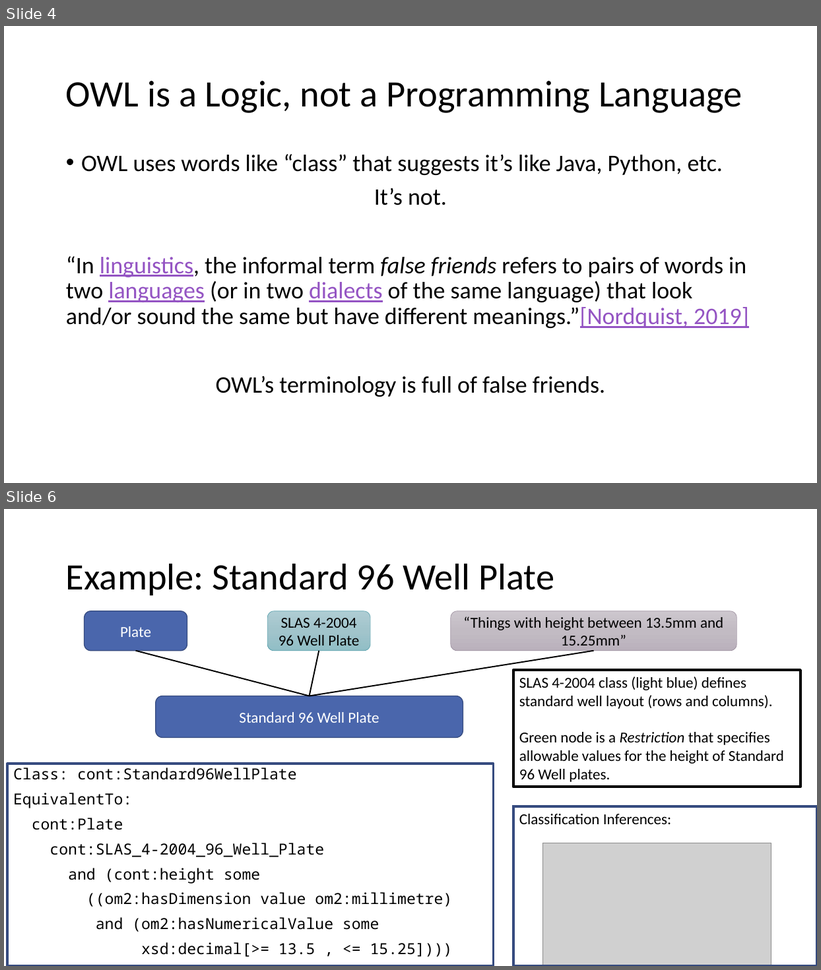
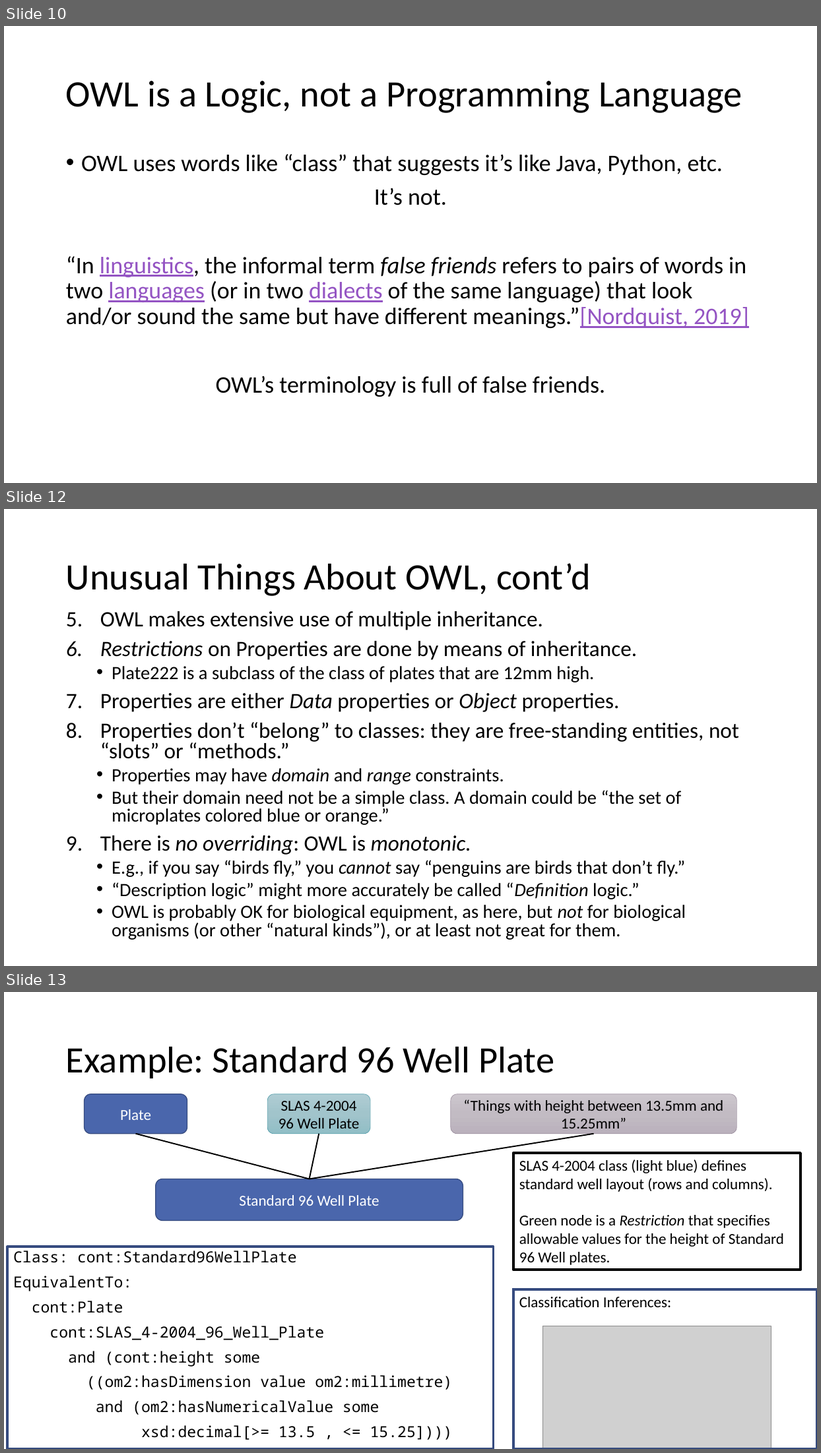
Before and after one commit to Bioprotocols/container-ontology, a slide deck: docs/Container Ontology 2022-03-11.pptx. Shown one above the other, each under a label of ours: slides 4 and 6 before the commit, slides 10, 12 and 13 after it; the slides between them are not shown. The pictures are 821x970 and 821x1453 pixels, drawn with LibreOffice and Linux fonts; fonts in the diff are those of the drawing; grey boxes stand for pictures. Boxes give left, top, right and bottom in pixels: in the first picture for what was removed or moved away, otherwise in the second. Text is boxed around its words. In the diff, an @@ line names an element or a change of style, - is before the commit and + after.

```diff
--- a/docs/Container Ontology 2022-03-11.pptx
+++ b/docs/Container Ontology 2022-03-11.pptx
@@ slide 12 added at (4,509,817,966), background #FFFFFF @@
@@ title added at (66,563,591,596), 44 pt, text #000000 @@
+Unusual Things About OWL, cont’d
@@ text added at (100,611,739,940), 22.2 pt, text #000000 @@
+5. OWL makes extensive use of multiple inheritance.
+6. Restrictions on Properties are done by means of inheritance.
+  • Plate222 is a subclass of the class of plates that are 12mm high.
+7. Properties are either Data properties or Object properties.
+8. Properties don’t “belong” to classes: they are free-standing entities, not “slots” or “methods.”
+  • Properties may have domain and range constraints.
+  • But their domain need not be a simple class. A domain could be “the set of microplates colored blue or orange.”
+9. There is no overriding: OWL is monotonic.
+  • E.g., if you say “birds fly,” you cannot say “penguins are birds that don’t fly.”
+  • “Description logic” might more accurately be called “Definition logic.”
+  • OWL is probably OK for biological equipment, as here, but not for biological organisms (or other “natural kinds”), or at least not great for them.
@@ what was slide 4 is now slide 10 @@
@@ what was slide 6 is now slide 13 @@
```
Also in this commit, not shown: 4 slides changed, 3 other slides added, 1 slide removed, 2 other files.
